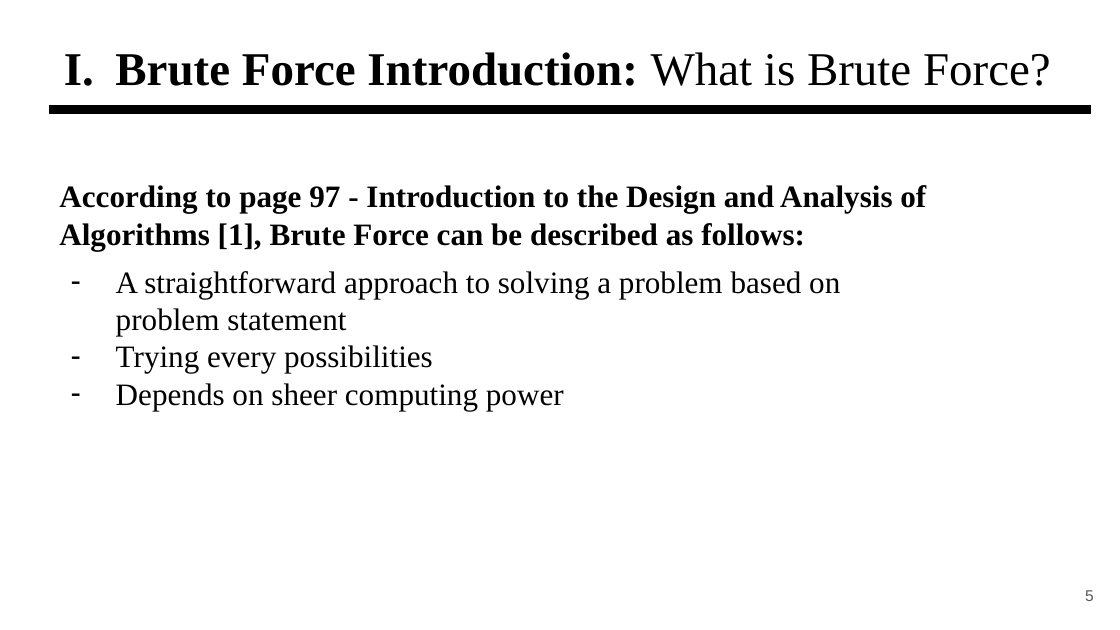
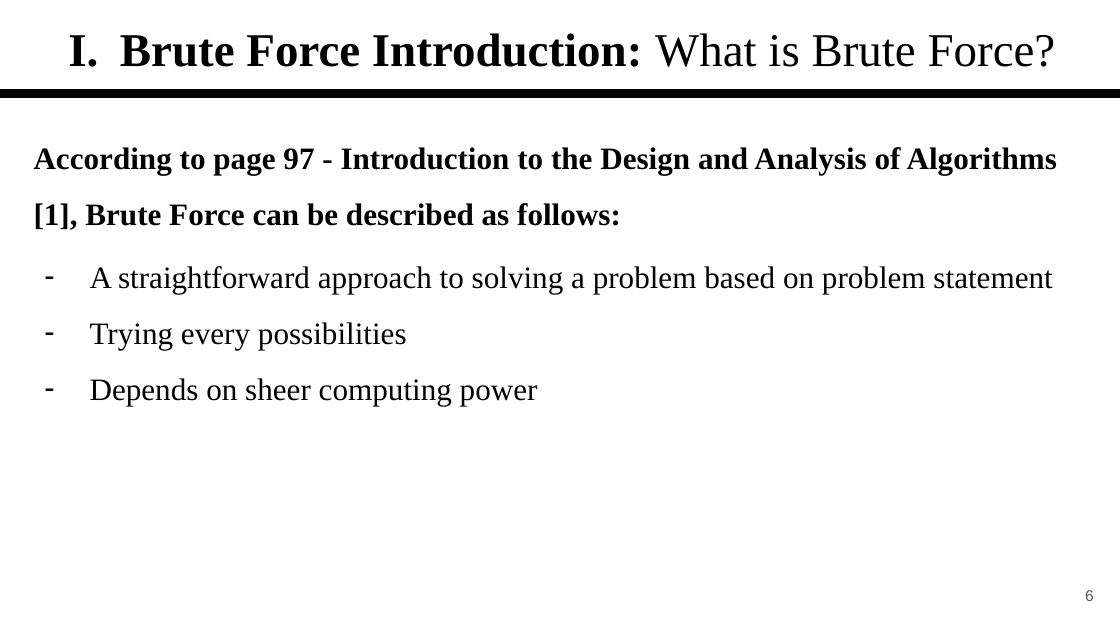
Before and after one commit to ThangDuong59/CS112.L23.KHCL, a slide deck: slide 6 of seminar/CS112-Brute-Force.pptx (slide 5 before the commit). Drawn at 1120x630 pixels with LibreOffice and Linux fonts; fonts in the diff are those of the drawing. Boxes give left, top, right and bottom in pixels: in the first picture for what was removed or moved away, otherwise in the second. Text is boxed around its words. In the diff, an @@ line names an element or a change of style, - is before the commit and + after.

```diff
--- a/seminar/CS112-Brute-Force.pptx
+++ b/seminar/CS112-Brute-Force.pptx
@@ title "Brute Force Introduction: What is ...": place and size @@
-title "Brute Force Introduction: What is ..." at (115,52,1051,86)
+title "Brute Force Introduction: What is ..." at (120,33,1056,67)
@@ title "Brute Force Introduction: What is ..." at (120,33,1056,67): alignment left to centre @@
@@ line moved from (48, 110) - (1092, 110) to (0, 93) - (1120, 93) @@
@@ text "According to page 97 - ..." at (34,147,1057,230): line spacing 1 to 1.5 @@
@@ text "According to page 97 - ...": place and size @@
-text "According to page 97 - ..." at (59,185,926,250)
+text "According to page 97 - ..." at (34,147,1057,230)
@@ text "A straightforward approach to solving ...": place and size @@
-text "A straightforward approach to solving ..." at (116,271,840,410)
+text "A straightforward approach to solving ..." at (90,266,1052,406)
@@ text "A straightforward approach to solving ..." at (90,266,1052,406): line spacing 1 to 1.5 @@
@@ page number at (1085,590,1094,601): text changed @@
-5
+6
```
Also in this commit, not shown: 22 other slides changed, 1 slide added.
